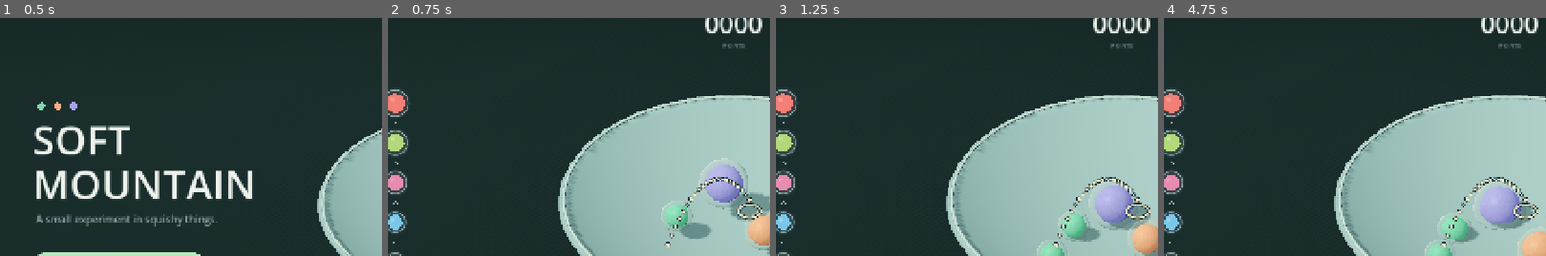
Above: before the commit, frames 1-4 (left to right).
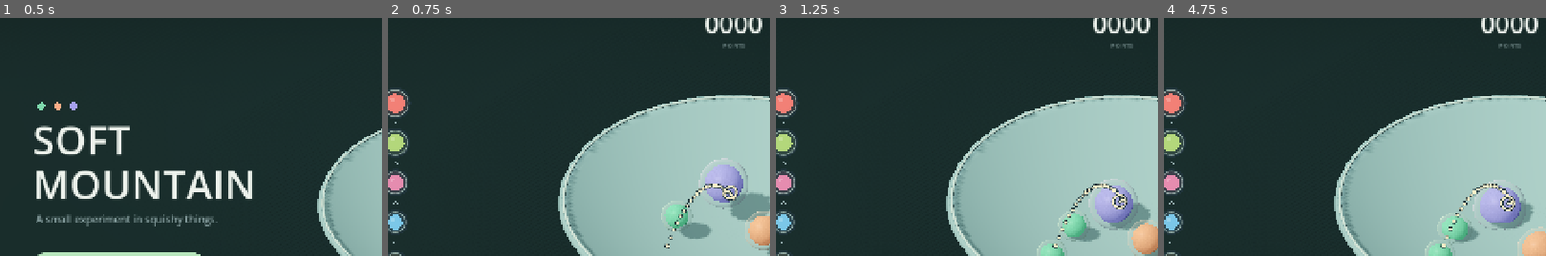
Above: after the commit, the same moments.

Repository: Adam-Vozzo/game16
Game: Godot game, scene res://scenes/main.tscn
Two runs of this game, one before a commit and one after it. Both use one fixed random seed, a clock stepped at 60 frames per second and the inputs below.
Inputs:
- Up to frame 1 (0.5 s): no input
- Up to frame 2 (0.75 s): click "Play" at 0.5 s
- Up to frame 3 (1.25 s): no input
- Up to frame 4 (4.75 s): click "Ⅱ Pause" at 1.25 s; click "New bowl" at 2 s; click "Cancel" at 2.75 s; click "New bowl" at 3.5 s; click "Reset round" at 4.25 s
The pictures show only the part of the screen within x 5-55%, y 6-56%; the shares and areas given below are measured in that part.

Frame 1 is identical in both runs. In frame 2, 1.1% of the frame differs, in the area x 72-98%, y 66-97%; in frame 3, 1.1%; in frame 4, 1.1%.

Commit message:
Predict first shell contact and merge trajectory outlines

Diff:
--- /dev/null
+++ b/scripts/aim_preview.gd
@@ -0,0 +1,100 @@
+class_name AimPreview
+extends RefCounted
+## A read-only first-contact estimate against the current soft-body pile.
+## Uses the solver's shell support test and airborne timestep; no world mutation.
+
+const DT := 1.0/180.0
+const SKIN := 0.018
+
+static func trace(sim: SoftSimulation,origin: Vector3,velocity: Vector3,radius: float) -> Dictionary:
+	var offsets := PackedVector3Array()
+	for vertex in sim.topology.vertices: offsets.append(vertex*radius)
+	var path := PackedVector3Array([origin])
+	var at := origin
+	for step in 720:
+		velocity=velocity*0.999+Vector3.DOWN*sim.gravity*DT
+		var next := at+velocity*DT
+		var fraction := 2.0
+		var hit_ball: SoftBall
+		for ball in sim.balls:
+			if not ball.alive or not _touches_ball(next,offsets,radius,ball): continue
+			var low := 0.0
+			var high := 1.0
+			for refinement in 8:
+				var mid := (low+high)*0.5
+				if _touches_ball(at.lerp(next,mid),offsets,radius,ball): high=mid
+				else: low=mid
+			if high<fraction:
+				fraction=high
+				hit_ball=ball
+		if not _environment_contact(next,offsets,sim).is_empty():
+			var low := 0.0
+			var high := 1.0
+			for refinement in 8:
+				var mid := (low+high)*0.5
+				if not _environment_contact(at.lerp(next,mid),offsets,sim).is_empty(): high=mid
+				else: low=mid
+			if high<fraction:
+				fraction=high
+				hit_ball=null
+		if fraction<=1.0:
+			var center := at.lerp(next,fraction)
+			path.append(center)
+			var contact := _ball_surface(center,hit_ball) if hit_ball else _environment_contact(center,offsets,sim)
+			return {"path":path,"center":center,"point":contact.point,"normal":contact.normal,"ball":hit_ball,"hit":true}
+		at=next
+		path.append(at)
+	return {"path":path,"center":at,"point":at,"normal":Vector3.UP,"ball":null,"hit":false}
+
+static func _touches_ball(at: Vector3,offsets: PackedVector3Array,radius: float,ball: SoftBall) -> bool:
+	var delta := ball.center-at
+	if delta.length_squared()>pow(radius+ball.bound+0.08,2): return false
+	var normal := delta.normalized() if delta.length_squared()>0.000001 else Vector3.RIGHT
+	var support := -INF
+	var surface := INF
+	for offset in offsets: support=maxf(support,offset.dot(normal))
+	for point in ball.points: surface=minf(surface,(point-at).dot(normal))
+	return support-surface+SKIN>=0.0
+
+static func _environment_contact(at: Vector3,offsets: PackedVector3Array,sim: SoftSimulation) -> Dictionary:
+	var depth := -INF
+	var result := {}
+	for offset in offsets:
+		var point := at+offset
+		var height := sim.floor_height
+		var normal := Vector3.UP
+		if sim.bowl_enabled and Vector2(point.x,point.z).length()<4.23 and point.y> -0.4:
+			height=0.075*(point.x*point.x+point.z*point.z)
+			normal=Vector3(-0.15*point.x,1,-0.15*point.z).normalized()
+		var penetration := height+SKIN-point.y
+		if penetration>=0.0 and penetration>depth:
+			depth=penetration
+			result={"point":Vector3(point.x,height,point.z),"normal":normal}
+	return result
+
+static func _ball_surface(from: Vector3,ball: SoftBall) -> Dictionary:
+	var direction := (ball.center-from).normalized()
+	var distance := INF
+	var result := {"point":ball.center-direction*ball.radius,"normal":-direction}
+	for face in range(0,ball.faces.size(),3):
+		var a := ball.points[ball.faces[face]]
+		var b := ball.points[ball.faces[face+1]]
+		var c := ball.points[ball.faces[face+2]]
+		var hit: Variant=Geometry3D.ray_intersects_triangle(from,direction,a,b,c)
+		if hit!=null and from.distance_squared_to(hit)<distance:
+			distance=from.distance_squared_to(hit)
+			result={"point":hit,"normal":(b-a).cross(c-a).normalized()}
+	return result
+
+static func occluded(point: Vector3,toward_camera: Vector3,balls: Array[SoftBall]) -> bool:
+	# Orthographic camera rays are parallel. Test the actual cage, not its opaque core.
+	for ball in balls:
+		if not ball.alive: continue
+		var delta := ball.center-point
+		var along := delta.dot(toward_camera)
+		if along+ball.bound<0.0: continue
+		if (delta-toward_camera*along).length_squared()>ball.bound*ball.bound: continue
+		for face in range(0,ball.faces.size(),3):
+			var hit: Variant=Geometry3D.ray_intersects_triangle(point+toward_camera*0.025,toward_camera,ball.points[ball.faces[face]],ball.points[ball.faces[face+1]],ball.points[ball.faces[face+2]])
+			if hit!=null: return true
+	return false
--- a/scripts/hud.gd
+++ b/scripts/hud.gd
@@ -321,23 +321,47 @@
 	if not game.aim_visible: return
 	var outline := Color("152b32")
 	var fill := Color("fff2ca")
-	# Project the real ballistic path, but keep its contrast and pixel size
-	# independent of lighting, zoom, and transparent shells in front of it.
+	var points := PackedVector2Array()
+	var radii := PackedFloat32Array()
+	var indices := PackedInt32Array()
+	var view: Vector3=game.camera.basis.z
 	for i in game.trajectory.size():
 		var world: Vector3=game.trajectory[i]
-		if game.camera.is_position_behind(world): continue
-		var at: Vector2=game.camera.unproject_position(world)
-		var radius := 2.8 if i%3==0 else 2.0
-		draw_circle(at,radius+1.4,outline,true,-1,true)
-		draw_circle(at,radius,fill,true,-1,true)
-	var ring := PackedVector2Array()
+		if game.camera.is_position_behind(world) or AimPreview.occluded(world,view,game.sim.balls): continue
+		points.append(game.camera.unproject_position(world))
+		radii.append(2.8 if i%3==0 else 2.0)
+		indices.append(i)
+	# A short lead-in joins the ball-center path to the actual surface contact.
+	var contact: Vector3=game.landing_marker+game.landing_normal*0.045
+	if game.aim_hit and not game.camera.is_position_behind(contact) and not AimPreview.occluded(contact,view,game.sim.balls):
+		points.append(game.camera.unproject_position(contact))
+		radii.append(1.3)
+		indices.append(game.trajectory.size())
+	# Draw the complete silhouette first, then all fills. Dense clusters become
+	# one outlined shape; adjacent dots never paint dark rings over one another.
+	for pass_index in 2:
+		var border := 1.4 if pass_index==0 else 0.0
+		var color := outline if pass_index==0 else fill
+		for i in points.size():
+			if i>0 and indices[i]==indices[i-1]+1 and (indices[i]==game.trajectory.size() or points[i].distance_to(points[i-1])<radii[i]+radii[i-1]+1.0):
+				draw_line(points[i-1],points[i],color,(minf(radii[i],radii[i-1])+border)*2.0,true)
+			draw_circle(points[i],radii[i]+border,color,true,-1,true)
+	if not game.aim_hit: return
+	# The marker lies on the hit surface, rather than on the floor behind the pile.
+	var normal: Vector3=game.landing_normal
+	var axis := normal.cross(Vector3.RIGHT if absf(normal.x)<0.9 else Vector3.FORWARD).normalized()
+	var other := normal.cross(axis).normalized()
+	var ring := PackedVector3Array()
+	var visible: Array[bool]=[]
 	for i in 49:
 		var theta := TAU*i/48.0
-		var world: Vector3=game.landing_marker+Vector3(cos(theta),0,sin(theta))*0.27
-		if game.camera.is_position_behind(world): return
-		ring.append(game.camera.unproject_position(world))
-	draw_polyline(ring,outline,5.0,true)
-	draw_polyline(ring,fill,2.0,true)
+		var world: Vector3=game.landing_marker+normal*0.045+(axis*cos(theta)+other*sin(theta))*0.16
+		ring.append(world)
+		visible.append(not game.camera.is_position_behind(world) and not AimPreview.occluded(world,view,game.sim.balls))
+	for pass_index in 2:
+		for i in 48:
+			if visible[i] and visible[i+1]:
+				draw_line(game.camera.unproject_position(ring[i]),game.camera.unproject_position(ring[i+1]),outline if pass_index==0 else fill,4.5 if pass_index==0 else 1.8,true)
 
 func _cell_icon(at: Vector2,radius: float,color: Color) -> void:
 	draw_circle(at,radius,Color(color.r,color.g,color.b,0.13))
--- a/scripts/main.gd
+++ b/scripts/main.gd
@@ -38,6 +38,8 @@
 var held_core: MeshInstance3D
 var aim_visible := false
 var landing_marker := Vector3.ZERO
+var landing_normal := Vector3.UP
+var aim_hit := false
 var trajectory := PackedVector3Array()
 var sound: AudioStreamPlayer
 var screenshot_frame := -1
@@ -266,15 +268,6 @@
 	var pitch := deg_to_rad(throw_elevation)
 	return Vector3(-sin(angle),0,-cos(angle))*cos(pitch)*throw_speed+Vector3.UP*sin(pitch)*throw_speed
 
-func _landing_time(velocity: Vector3) -> float:
-	# Intersect the ballistic center path with the bowl profile plus ball radius.
-	var origin_xz := Vector2(launch.x,launch.z)
-	var speed_xz := Vector2(velocity.x,velocity.z)
-	var a := -sim.gravity*0.5-0.075*speed_xz.length_squared()
-	var b := velocity.y-0.15*origin_xz.dot(speed_xz)
-	var c := launch.y-0.075*origin_xz.length_squared()-SoftBall.RADII[queue[0]]
-	return maxf(0.05,(-b-sqrt(maxf(0,b*b-4*a*c)))/(2*a))
-
 func toss() -> void:
 	if paused or game_over or cooldown>0: return
 	if sim.balls.size() >= SoftSimulation.MAX_BALLS:
@@ -347,13 +340,7 @@
 	var show_aim := screen in [Screen.PLAY,Screen.PAUSE,Screen.CONFIRM_RESET] or (screen==Screen.OPTIONS and options_return==Screen.PAUSE)
 	held.visible=show_aim and not game_over and cooldown<=0
 	aim_visible=show_aim and not game_over
-	var velocity := _launch_velocity()
-	var flight := _landing_time(velocity)
-	for i in trajectory.size():
-		var t := flight*(i+1)/float(trajectory.size())
-		trajectory[i]=launch+velocity*t+Vector3.DOWN*sim.gravity*t*t*0.5
-	target=launch+velocity*flight+Vector3.DOWN*sim.gravity*flight*flight*0.5
-	landing_marker=Vector3(target.x,0.075*(target.x*target.x+target.z*target.z)+0.04,target.z)
+	if aim_visible: _update_aim()
 	if demo and not paused and not game_over:
 		demo_timer+=delta
 		if demo_timer>1.0:
@@ -363,6 +350,19 @@
 			toss()
 	if screenshot_frame>0 and frame==screenshot_frame:
 		_capture.call_deferred()
+
+func _update_aim() -> void:
+	var result := AimPreview.trace(sim,launch,_launch_velocity(),SoftBall.RADII[queue[0]])
+	var path: PackedVector3Array=result.path
+	# Even spacing along the sampled flight, stopping at the first shell contact.
+	for i in trajectory.size():
+		var sample := (path.size()-1)*(i+1)/float(trajectory.size())
+		var index := mini(int(sample),path.size()-2)
+		trajectory[i]=path[index].lerp(path[index+1],sample-index)
+	target=result.center
+	landing_marker=result.point
+	landing_normal=result.normal
+	aim_hit=result.hit
 
 func _on_merge(at: Vector3,tier: int,points_awarded: int) -> void:
 	score+=points_awarded
--- /dev/null
+++ b/tests/aim_tests.gd
@@ -0,0 +1,58 @@
+extends SceneTree
+
+var checks := 0
+var failures := 0
+
+func check(passed: bool,label: String) -> void:
+	checks+=1
+	if not passed: failures+=1
+	print("PASS: " if passed else "FAIL: ",label)
+
+func _initialize() -> void:
+	var sim := SoftSimulation.new()
+	sim.bowl_enabled=false
+	sim.floor_height=-100
+	sim.gravity=0
+	sim.merges_enabled=false
+	var obstacle := sim.spawn(3,Vector3.ZERO)
+	var origin := Vector3(0,0,4)
+	var velocity := Vector3(0,0,-6.4)
+	var before := obstacle.points.duplicate()
+	var result := AimPreview.trace(sim,origin,velocity,SoftBall.RADII[0])
+	check(result.hit and result.ball==obstacle,"Preview detects the first ball instead of continuing to the bowl")
+	check(result.center.z>obstacle.radius and result.point.z>0.7 and result.normal.z>0.8,"Impact center accounts for the thrown radius and marker lies on the hit shell")
+	check(obstacle.points==before and obstacle.age==0 and sim.balls.size()==1,"Preview leaves the live simulation unchanged")
+	var incoming := sim.spawn(0,origin,velocity)
+	for frame in 120:
+		sim.step(1.0/60.0)
+		if sim.contacts_this_step>0: break
+	check(incoming.center.distance_to(result.center)<0.06,"Predicted contact agrees with a live stationary-body collision")
+	sim.clear()
+	var far := sim.spawn(3,Vector3(0,0,-3))
+	var near := sim.spawn(2,Vector3(0,0,1))
+	result=AimPreview.trace(sim,origin,velocity,SoftBall.RADII[0])
+	check(result.ball==near and result.ball!=far,"Nearest contact wins regardless of collection order")
+	sim.clear()
+	obstacle=sim.spawn(3,Vector3.ZERO)
+	var round := AimPreview.trace(sim,Vector3(4,0,0),Vector3(-6.4,0,0),SoftBall.RADII[0])
+	for i in obstacle.points.size(): obstacle.points[i]*=Vector3(0.3,1.0,1.6)
+	obstacle.update_center()
+	result=AimPreview.trace(sim,Vector3(4,0,0),Vector3(-6.4,0,0),SoftBall.RADII[0])
+	check(result.center.x<round.center.x-0.35,"Preview follows a squashed shell instead of its bounding sphere")
+	check(AimPreview.occluded(Vector3(0,0,-3),Vector3.BACK,sim.balls),"Trajectory behind a ball is hidden")
+	check(not AimPreview.occluded(Vector3(0,0,3),Vector3.BACK,sim.balls),"Trajectory in front of a ball stays visible")
+	check(not AimPreview.occluded(Vector3(0.65,0,-3),Vector3.BACK,sim.balls),"Occlusion respects the deformed silhouette")
+	sim.clear()
+	sim.gravity=9.8
+	sim.bowl_enabled=true
+	sim.floor_height=-3
+	result=AimPreview.trace(sim,Vector3(0,3,0),Vector3.ZERO,SoftBall.RADII[0])
+	check(result.hit and result.ball==null and absf(result.point.y)<0.001,"Empty-bowl marker lies on the actual bowl surface")
+	check(absf(result.center.y-SoftBall.RADII[0]-AimPreview.SKIN)<0.002,"Bowl contact accounts for the thrown shell and solver margin")
+	sim.bowl_enabled=false
+	sim.floor_height=-100
+	sim.gravity=0
+	result=AimPreview.trace(sim,Vector3(0,3,0),Vector3.RIGHT,SoftBall.RADII[0])
+	check(not result.hit and result.path.size()==721,"An unobstructed flight has a bounded preview without a false impact")
+	print("AIM RESULT: ",checks-failures,"/",checks," passed")
+	quit(0 if failures==0 else 1)
--- a/tests/ui_tests.gd
+++ b/tests/ui_tests.gd
@@ -217,17 +217,18 @@
 	var game = load("res://scenes/main.tscn").instantiate()
 	root.add_child(game)
 	game.restart()
+	game.sim.clear()
 	var valid := true
 	for speed in [2.0,6.4,12.0]:
 		game.throw_speed=speed
 		for pitch in [-35.0,24.0,80.0]:
 			game.throw_elevation=pitch
 			var velocity: Vector3=game._launch_velocity()
-			var flight: float=game._landing_time(velocity)
-			var end: Vector3=game.launch+velocity*flight+Vector3.DOWN*game.sim.gravity*flight*flight*0.5
-			var surface: float=0.075*(end.x*end.x+end.z*end.z)+SoftBall.RADII[game.queue[0]]
-			if not end.is_finite() or absf(end.y-surface)>0.001: valid=false
-	check(valid,"Preview meets the bowl profile across the launch-speed and trajectory ranges")
+			var preview := AimPreview.trace(game.sim,game.launch,velocity,SoftBall.RADII[game.queue[0]])
+			var end: Vector3=preview.point
+			var surface: float=0.075*(end.x*end.x+end.z*end.z) if Vector2(end.x,end.z).length()<4.23 else game.sim.floor_height
+			if not preview.hit or not end.is_finite() or absf(end.y-surface)>0.001: valid=false
+	check(valid,"Preview finds finite surface contacts across the launch-speed and trajectory ranges")
 	game.throw_elevation=24.0
 	var velocity: Vector3=game._launch_velocity()
 	valid=true
Binary file changed: docs/prototype.png
Not shown, added: scripts/aim_preview.gd.uid
Not shown, added: tests/aim_tests.gd.uid
Not shown, changed: README.md
Not shown, changed: docs/index.html
Not shown, changed: docs/index.pck
Not shown, changed: scripts/export_web.ps1
